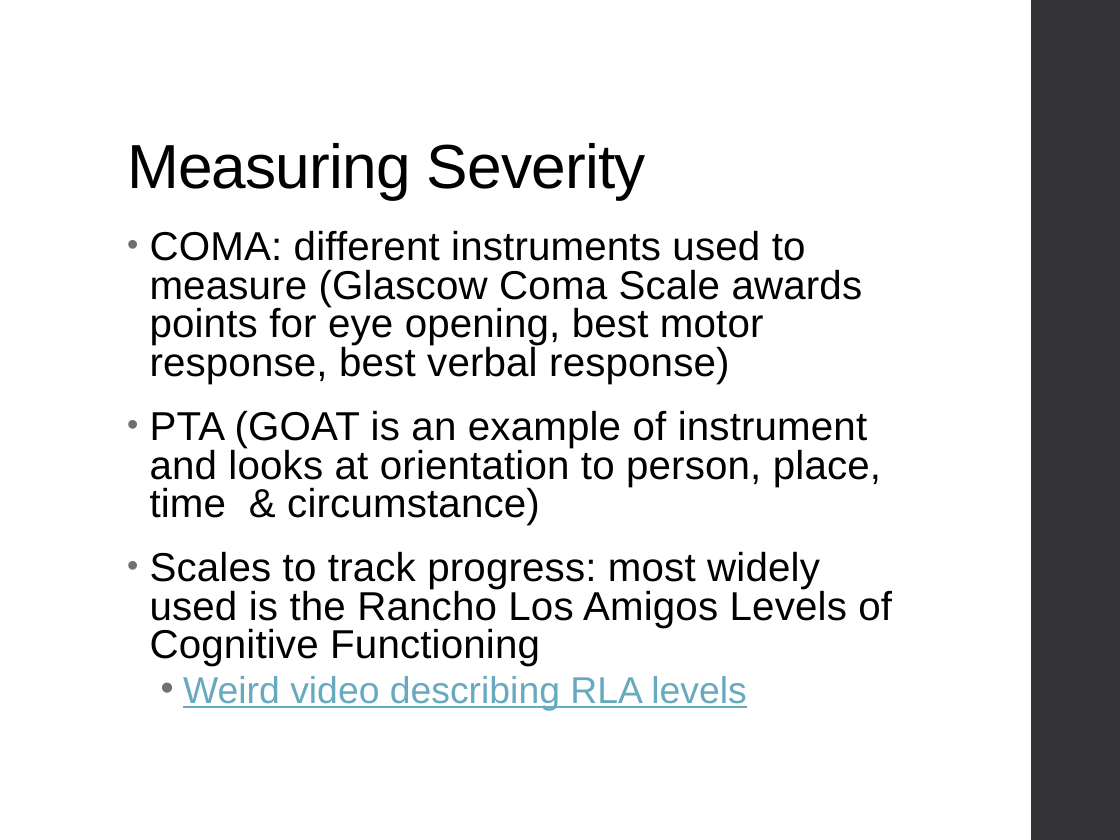
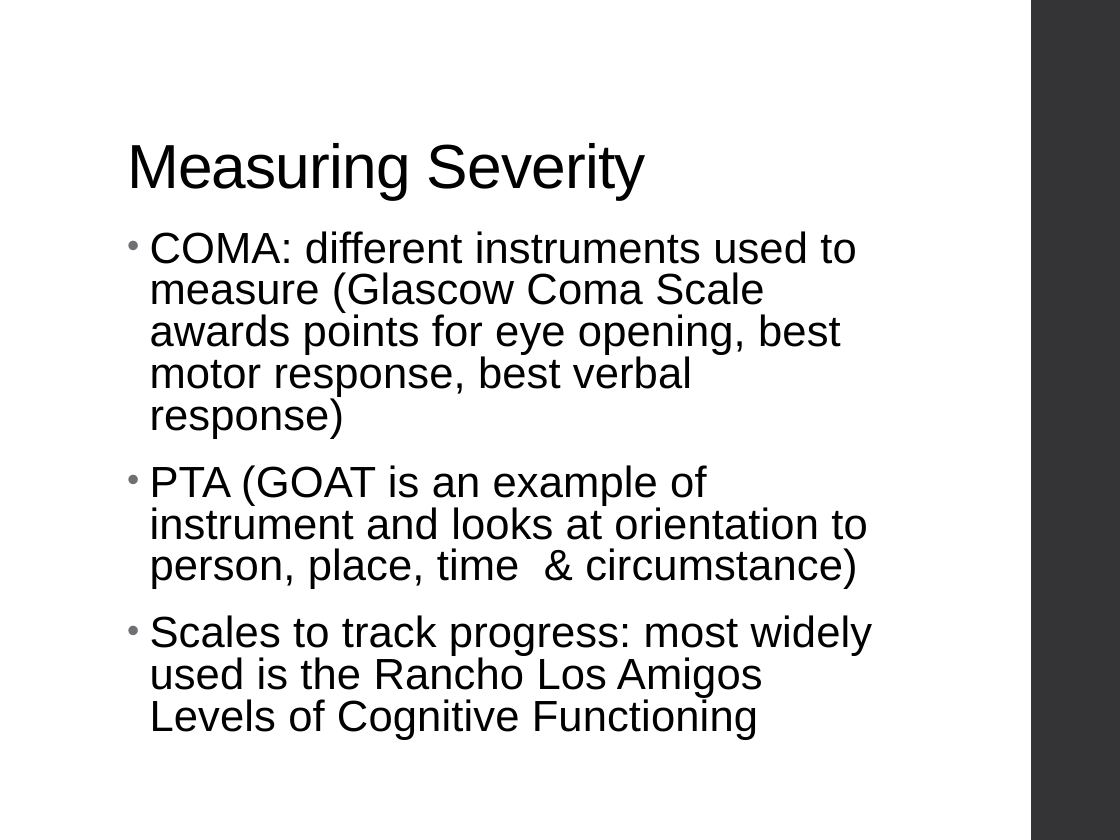
Before and after one commit to Jim-Wright90/cds_663_winter_2021, a slide deck: slide 36 of slides/Week1_21.pptx. Drawn at 1120x840 pixels with LibreOffice and Linux fonts; fonts in the diff are those of the drawing. Boxes give left, top, right and bottom in pixels: in the first picture for what was removed or moved away, otherwise in the second. Text is boxed around its words. In the diff, an @@ line names an element or a change of style, - is before the commit and + after.

```diff
--- a/slides/Week1_21.pptx
+++ b/slides/Week1_21.pptx
@@ text "COMA: different instruments used to ..." at [150,231,873,740]: size 25.9 to 28 pt @@
@@ text at [183,676,746,710]: paragraph removed @@
-  • Weird video describing RLA levels
```
Also in this commit, not shown: 1 other file.
